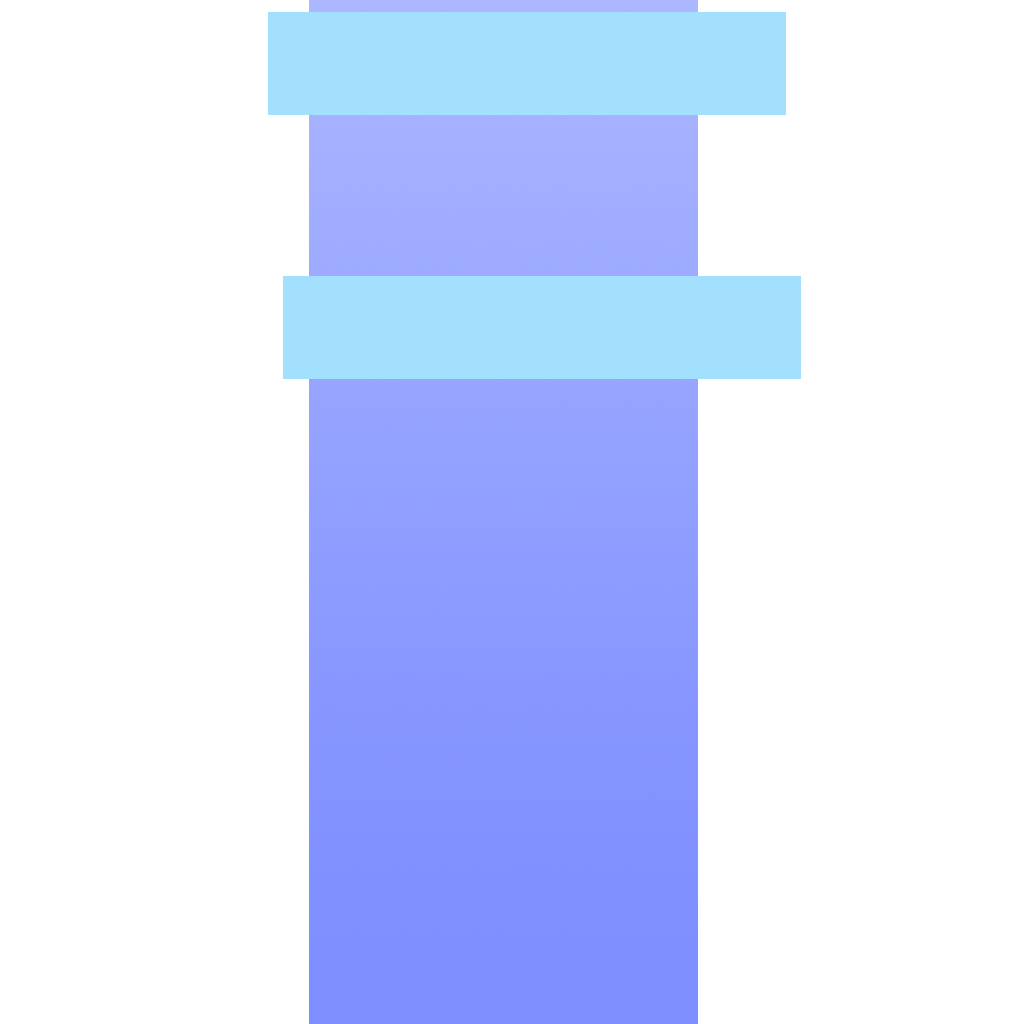
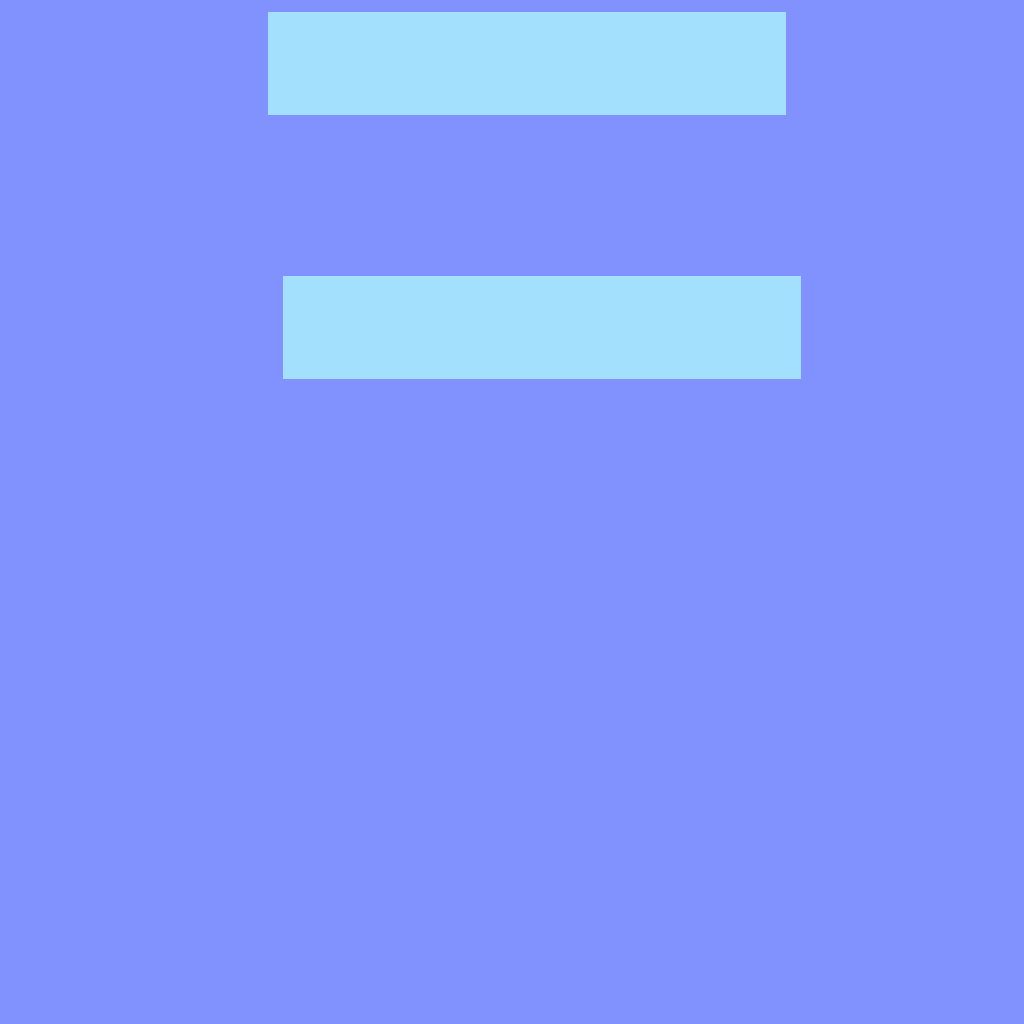
Revision of a layered w=1024, h=1024 image; what changed, layer by layer:
added layer "Layer 5" above "Layer 4" over box(0, 0, 1024, 1024)
